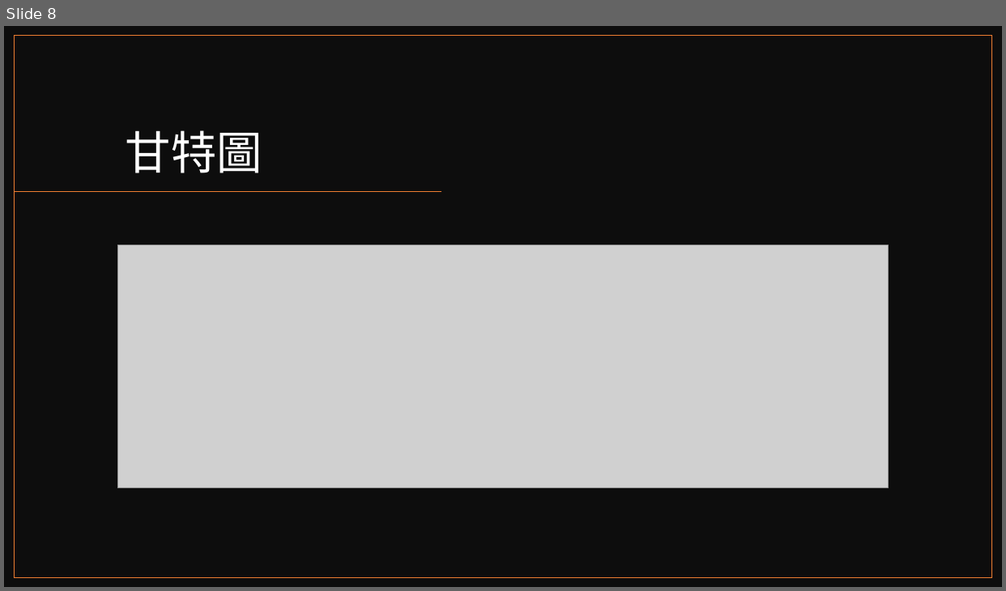
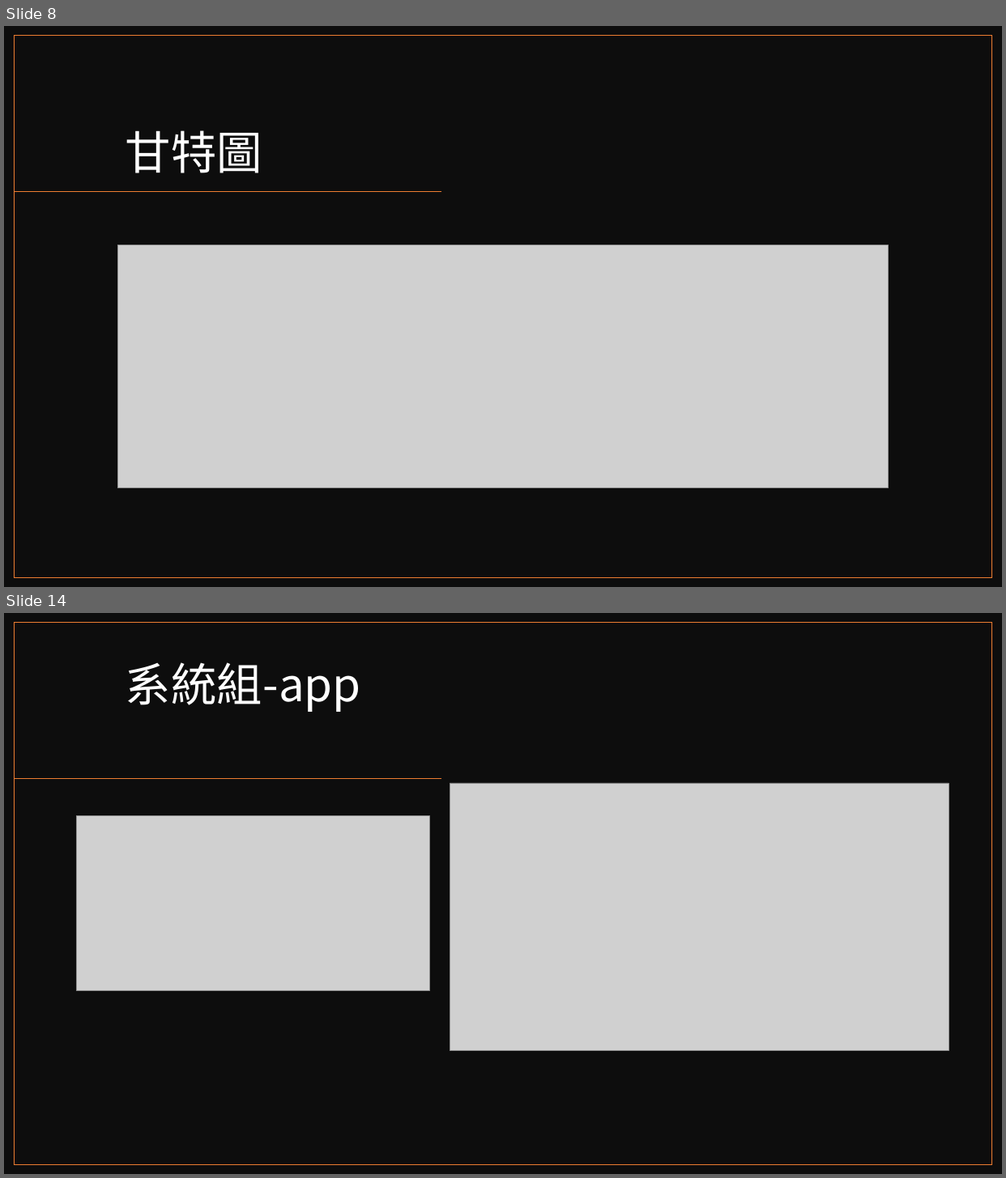
Before and after one commit to reworld223/Japanese-Speech-Assessment, a slide deck: 日語發音矯正系統.pptx. Shown one above the other, each under a label of ours: slide 8 before the commit, slides 8 and 14 after it; the slides between them are not shown. The pictures are 1006x591 and 1006x1178 pixels, drawn with LibreOffice and Linux fonts; fonts in the diff are those of the drawing; grey boxes stand for pictures. Boxes give left, top, right and bottom in pixels: in the first picture for what was removed or moved away, otherwise in the second. Text is boxed around its words. In the diff, an @@ line names an element or a change of style, - is before the commit and + after.

```diff
--- a/日語發音矯正系統.pptx
+++ b/日語發音矯正系統.pptx
@@ slide 14 added at <box>4,613,1002,1174</box>, background #FFFFFF @@
@@ rectangle added at <box>4,613,1002,1174</box>, fill #0D0D0D @@
@@ rectangle added at <box>15,623,992,1165</box>, outline #ED7D31 1 pt @@
@@ title added at <box>126,662,361,712</box>, 44 pt, text #FFFFFF @@
+系統組-app
@@ line added from (442, 779) to (15, 779), #ED7D31 1 pt @@
@@ picture added at <box>450,783,949,1051</box> @@
@@ picture added at <box>77,816,430,991</box> @@
```
Also in this commit, not shown: 2 slides changed, 13 other slides added, 1 other file.
